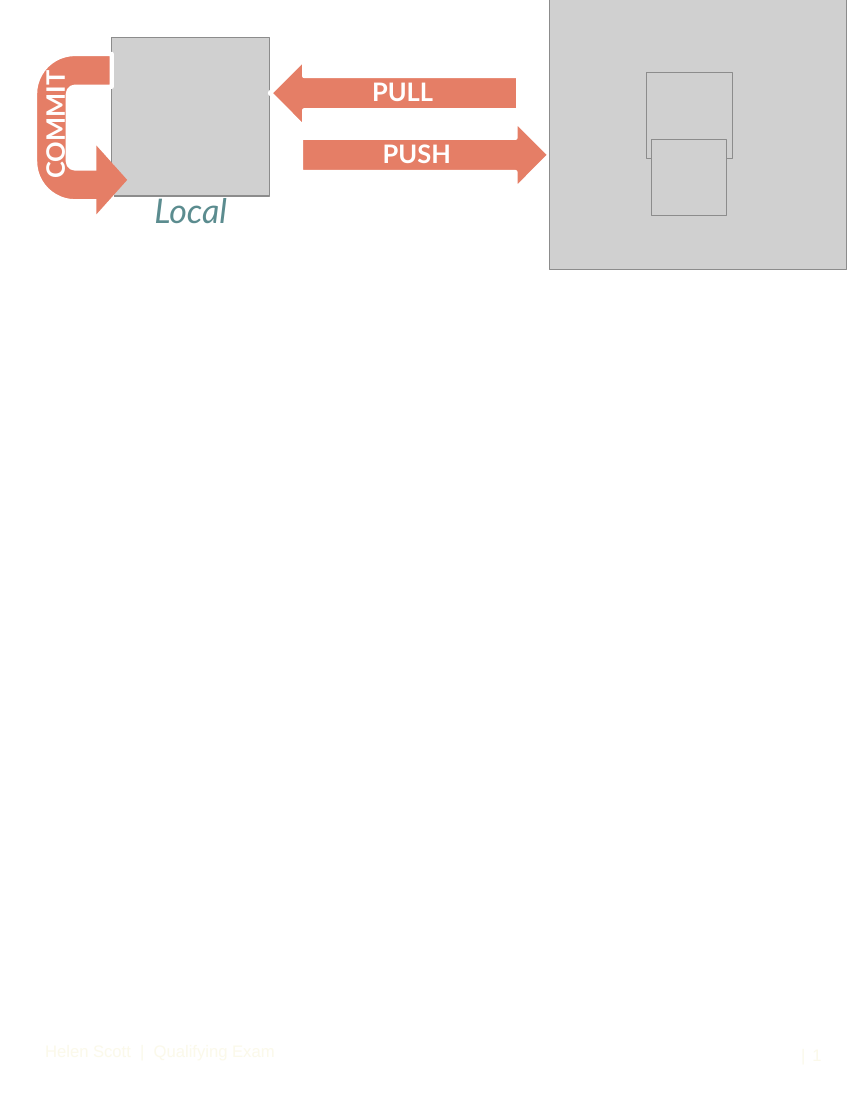
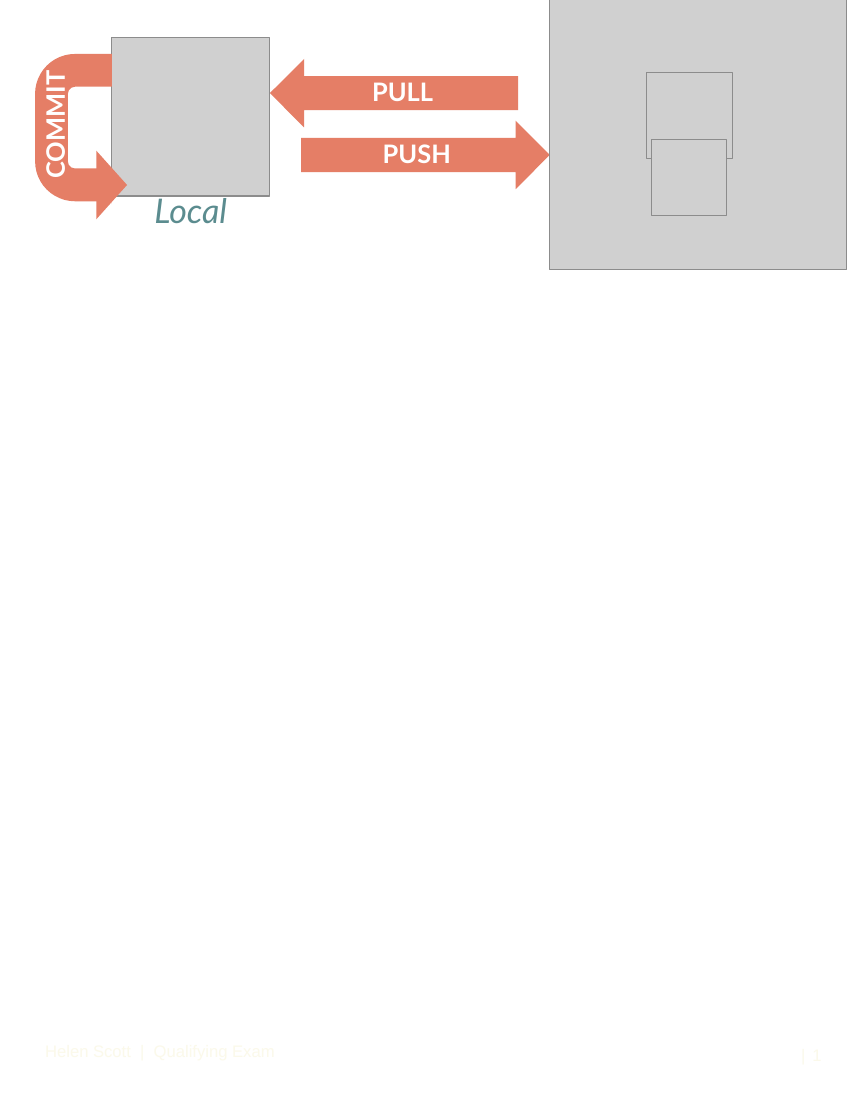
Before and after one commit to C-CoMP-STC/GEM-mit1002, a slide deck: slide 1 of docs/figures/pptx/github-intro.pptx. Drawn at 865x1120 pixels with LibreOffice and Linux fonts; fonts in the diff are those of the drawing; grey boxes stand for pictures. Boxes give left, top, right and bottom in pixels: in the first picture for what was removed or moved away, otherwise in the second. Text is boxed around its words. In the diff, an @@ line names an element or a change of style, - is before the commit and + after.

```diff
--- a/docs/figures/pptx/github-intro.pptx
+++ b/docs/figures/pptx/github-intro.pptx
@@ outline #FFFFFF 3 pt to none in 3 elements at bbox=[301, 121, 550, 189], bbox=[270, 59, 518, 127], bbox=[35, 54, 111, 204] @@
@@ triangle: place and size @@
-triangle at bbox=[96, 146, 127, 214]
+triangle at bbox=[96, 151, 127, 219]
```
Also in this commit, not shown: 1 other file.
